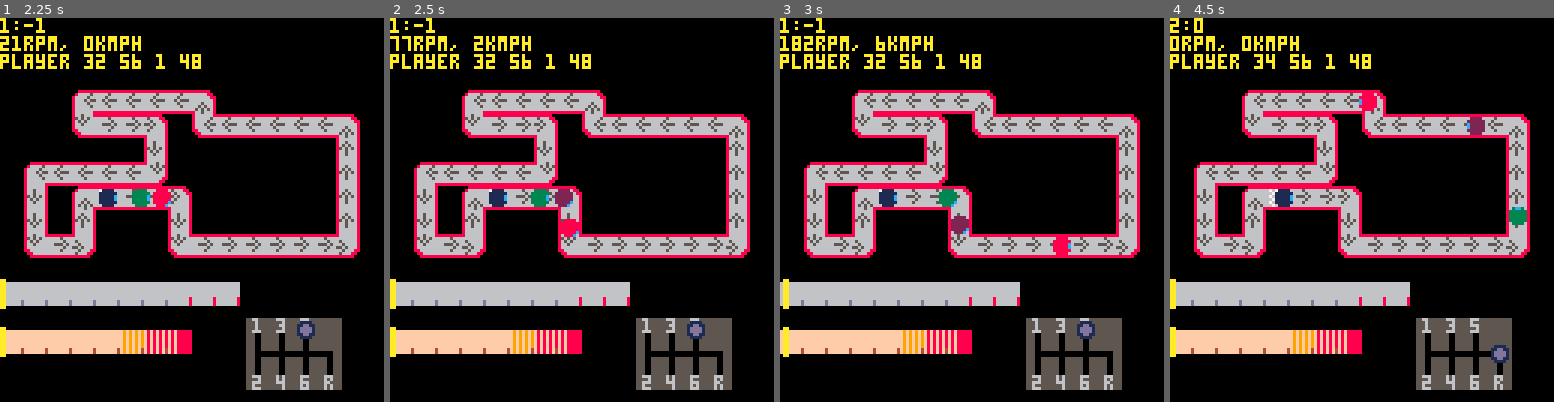
Above: before the commit, frames 1-4 (left to right).
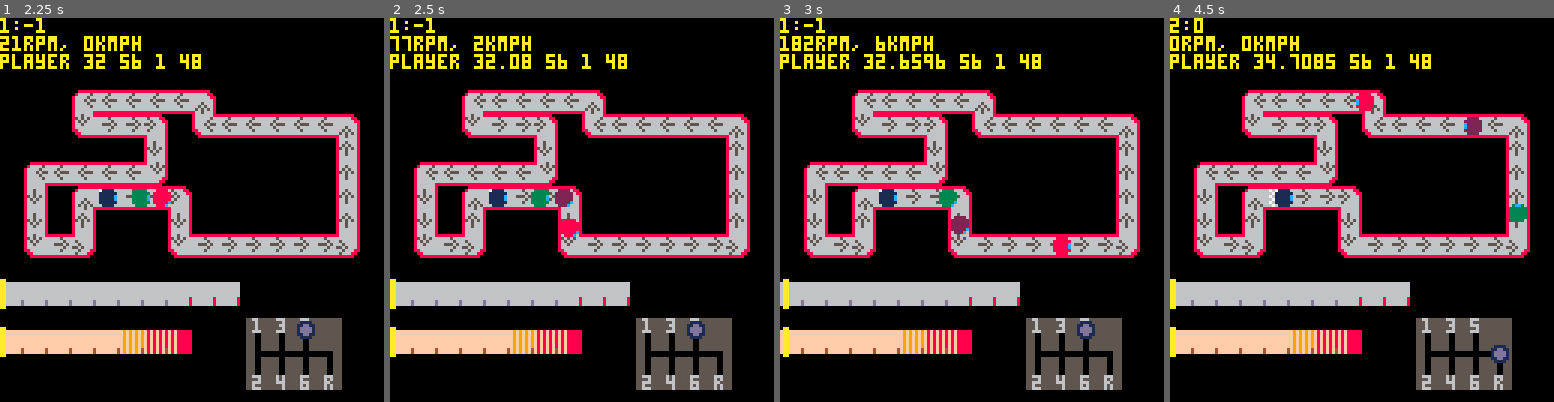
Above: after the commit, the same moments.

Repository: VedVid/PICOdrag
Game: PICO-8 cartridge picodrag.p8
Two runs of this game, one before a commit and one after it. Both use one fixed random seed, a clock stepped at 60 frames per second and the inputs below.
Inputs:
- Up to frame 1 (2.25 s): hold Right 1.6-2.1 s; hold Up from 2.15 s (still down)
- Up to frame 2 (2.5 s): release Up at 2.42 s; hold Right from 2.47 s (still down)
- Up to frame 3 (3 s): keep holding Right
- Up to frame 4 (4.5 s): release Right at 3.03 s; hold Left 3.08-3.58 s; hold Down 3.63-3.97 s; hold Right from 4.02 s (still down)

Frame 1 is identical in both runs. In frame 2, 0.4% of the frame differs, in the area x 28-62%, y 9-14%; in frame 3, 0.4%; in frame 4, 0.7%, in the area x 28-93%, y 9-54%.

Commit message:
actor_update updated; while the end effect remains similar to the original one, the whole function is simplified now and will be easier to edit in the future

Diff:
--- a/picodrag.p8
+++ b/picodrag.p8
@@ -6,7 +6,7 @@
 function _init()
  pi = 3.14
  fps = 30
- km_ratio = 0.1
+ km_ratio = 0.01
  track = make_track()
  player = make_player()
  opponents = make_opponents()
@@ -188,8 +188,8 @@
 function draw_track(track)
  for k, v in pairs(track.cells) do
   spr(v[3],
-  track.x+(v[1]*8),
-  track.y+(v[2]*8))
+  track.x+v[1],
+  track.y+v[2])
  end
 end
 
@@ -452,109 +452,72 @@
 end
 
 function actor_update(actor, track)
- local move_x = 0
- local move_y = 0
  local cell = nil
  if track.cells[actor.cell] then
-  cell = track.cells[actor.cell][3]
+  cell = track.cells[actor.cell]
  else
   actor.cell = 1
-  cell = track.cells[actor.cell][3]
+  cell = track.cells[actor.cell]
  end
  local ncell = nil
  if track.cells[actor.cell+1] then
-  ncell = track.cells[actor.cell+1][3]
+  ncell = track.cells[actor.cell+1]
  else
-  ncell = track.cells[1][3]
- end
- if cell == 10 or
-  cell == 42 then
-  move_x = actor.car.current_speed * km_ratio
- elseif cell == 26 then
-  move_x = (-1) * actor.car.current_speed * km_ratio
- elseif cell == 11 or
-  cell == 43 then
-  move_y = actor.car.current_speed * km_ratio
- elseif cell == 27 then
-  move_y = (-1) * actor.car.current_speed * km_ratio
- elseif cell == 12 then
-  move_x = actor.car.current_speed * km_ratio
- elseif cell == 13 then
-  move_y = actor.car.current_speed * km_ratio
- elseif cell == 29 then
-  move_x = (-1) * actor.car.current_speed * km_ratio
- elseif cell == 28 then
-  move_y = (-1) * actor.car.current_speed * km_ratio
- elseif cell == 14 then
-  move_y = actor.car.current_speed * km_ratio
- elseif cell == 30 then
-  move_x = actor.car.current_speed * km_ratio
- elseif cell == 31 then
-  move_y = (-1) * actor.car.current_speed * km_ratio
- elseif cell == 15 then
-  move_x = (-1) * actor.car.current_speed * km_ratio
- end
- actor.x_dec += move_x
- actor.y_dec += move_y
- local cont = true
- while cont do
-  if actor.x_dec >= 10 then
-   actor.x += 1
-   actor.x_dec -= 10
-   if actor.x % 8 == 0 then
-    actor.cell += 1
-	   actor.x_dec = 0
-   end
-  elseif actor.x_dec <= -10 then
-   actor.x -= 1
-   actor.x_dec += 10
-   if actor.x % 8 == 0 then
-    actor.cell += 1
-	   actor.x_dec = 0
-   end
-  elseif actor.y_dec >= 10 then
-   actor.y += 1
-   actor.y_dec -= 10
-   if actor.y % 8 == 0 then
-    actor.cell += 1
-	   actor.y_dec = 0
-   end
-  elseif actor.y_dec <= -10 then
-   actor.y -= 1
-   actor.y_dec += 10
-   if actor.y % 8 == 0 then
-    actor.cell += 1
-	   actor.y_dec = 0
-   end
-  else
-   cont = false
-  end
- end
- if ncell == 10 or
-  ncell == 42 then
+  ncell = track.cells[1]
+ end
+
+ if (ncell[1]+track.x > actor.x) then
+  actor.x += actor.car.current_speed * km_ratio
+  if (ncell[1]+track.x < actor.x) then
+   actor.x = ncell[1]+track.x
+  end
+ elseif (ncell[1]+track.x < actor.x) then
+  actor.x -= actor.car.current_speed * km_ratio
+  if (ncell[1]+track.x > actor.x) then
+   actor.x = ncell[1]+track.x
+  end
+ elseif (ncell[2]+track.y > actor.y) then
+  actor.y += actor.car.current_speed * km_ratio
+  if (ncell[2]+track.y < actor.y) then
+   actor.y = ncell[2]+track.y
+  end
+ elseif (ncell[2]+track.y < actor.y) then
+  actor.y -= actor.car.current_speed * km_ratio
+  if (ncell[2]+track.y > actor.y) then
+   actor.y = ncell[2]+track.y
+  end
+ end
+
+ if (ncell[1]+track.x == actor.x and
+  ncell[2]+track.y == actor.y) then
+  actor.cell += 1
+ end
+
+ if ncell[3] == 10 or
+  ncell[3] == 42 then
   actor.sprite = 48
- elseif ncell == 26 then
+ elseif ncell[3] == 26 then
   actor.sprite = 52
- elseif ncell == 11 or
-  ncell == 43 then
+ elseif ncell[3] == 11 or
+  ncell[3] == 43 then
   actor.sprite = 54
- elseif ncell == 27 then
+ elseif ncell[3] == 27 then
   actor.sprite = 50
- elseif ncell == 12 then
+ elseif ncell[3] == 12 then
   actor.sprite = 49
- elseif ncell == 13 then
+ elseif ncell[3] == 13 then
   actor.sprite = 55
- elseif ncell == 29 then
+ elseif ncell[3] == 29 then
   actor.sprite = 53
- elseif ncell == 28 then
+ elseif ncell[3] == 28 then
   actor.sprite = 51
- elseif ncell == 14 then
+ elseif ncell[3] == 14 then
   actor.sprite = 53
- elseif ncell == 30 then
+ elseif ncell[3] == 30 then
   actor.sprite = 55
- elseif ncell == 31 then
+ elseif ncell[3] == 31 then
   actor.sprite = 49
- elseif ncell == 15 then
+ elseif ncell[3] == 15 then
   actor.sprite = 51
  end
 end
@@ -985,10 +948,14 @@
  add(track.cells, {3,7,31})
  add(track.cells, {3,6,27})
  add(track.cells, {3,5,12})
+ for k, v in pairs(track.cells) do
+  v[1] = v[1]*8
+  v[2] = v[2]*8
+ end
  track.start_x =
-  track.x+(8*track.cells[1][1])
+  track.x+(track.cells[1][1])
  track.start_y =
-  track.y+(8*track.cells[1][2])
+  track.y+(track.cells[1][2])
  return track
 end
 __gfx__
